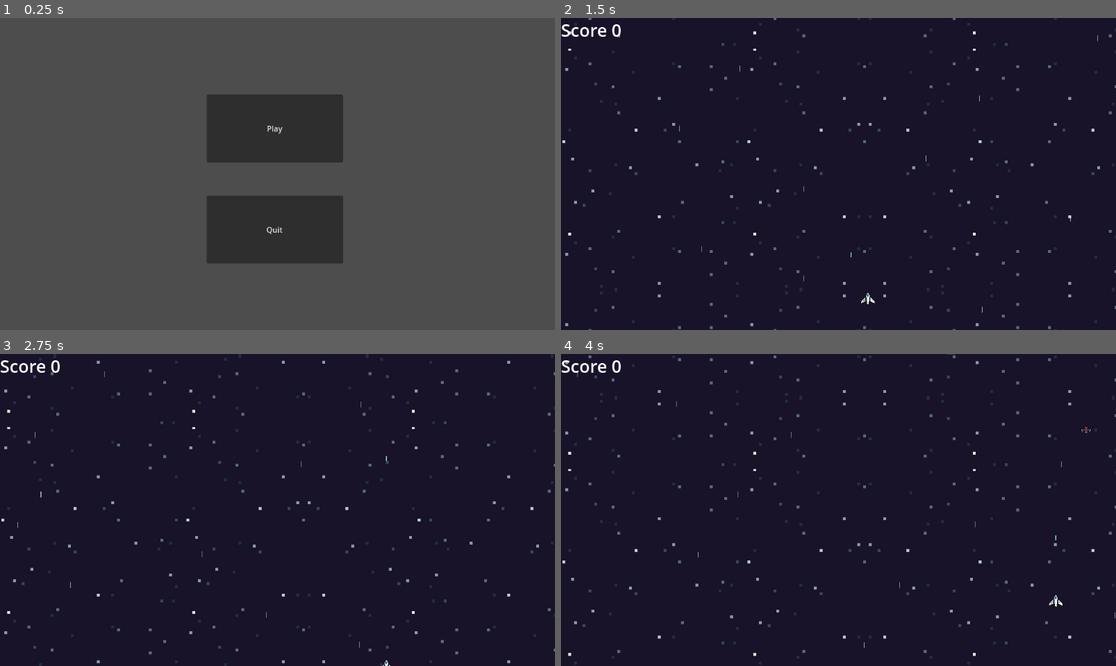
Above: before the commit, frames 1-4 (two rows, left to right).
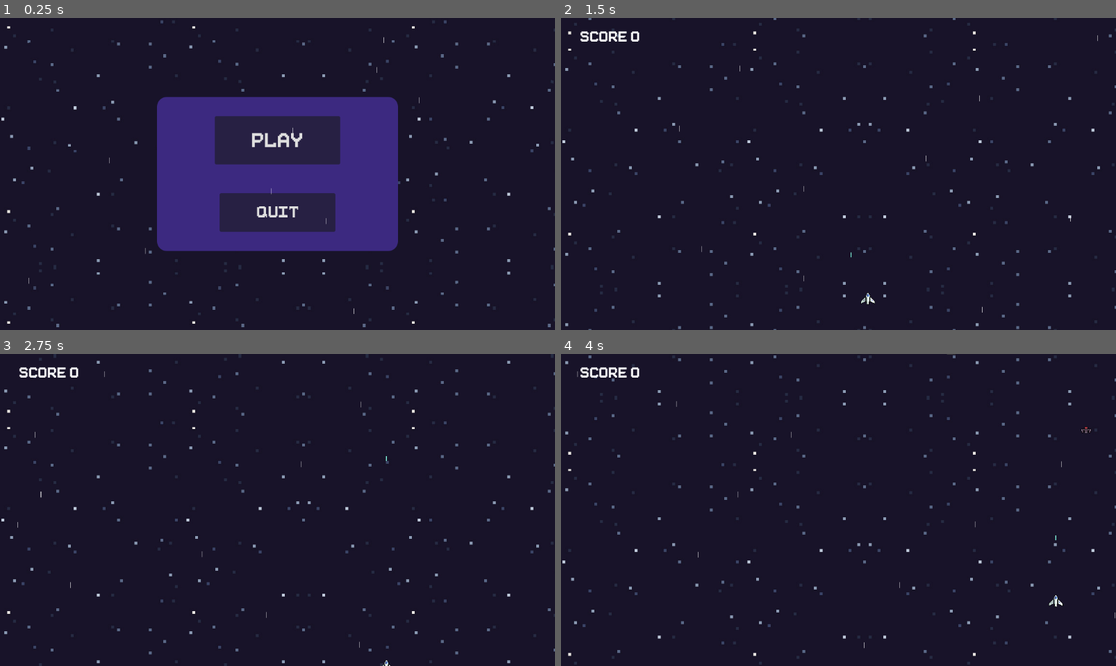
Above: after the commit, the same moments.

Repository: tomesfilip/SpaceJunkCleanup
Game: Godot game, scene res://scenes/main.tscn
Two runs of this game, one before a commit and one after it. Both use one fixed random seed, a clock stepped at 60 frames per second and the inputs below.
Inputs:
- Up to frame 1 (0.25 s): no input
- Up to frame 2 (1.5 s): click "Play" at 0.5 s; hold Right (move_right) from 1.28 s (still down); tap Space (shoot) at 1.35 s
- Up to frame 3 (2.75 s): release Right (move_right) at 2.03 s; hold Down (move_down) from 2.03 s (still down); tap Space (shoot) at 2.1 s
- Up to frame 4 (4 s): release Down (move_down) at 2.78 s; hold Right (move_right) 2.78-3.53 s; tap Space (shoot) at 2.85, 3.6 s; hold Up (move_up) from 3.53 s (still down)

The runs differ from the first frame. In frame 1, 95% of the frame differs, in the area x 0-100%, y 0-100%; in frame 2, 0.4%; in frame 3, 0.4%; in frame 4, 0.4%.

Commit message:
main menu setup

Diff:
--- a/scenes/game_over_screen.tscn
+++ b/scenes/game_over_screen.tscn
@@ -1,6 +1,7 @@
-[gd_scene load_steps=5 format=3 uid="uid://b1y1ulrs6hqnt"]
+[gd_scene load_steps=6 format=3 uid="uid://b1y1ulrs6hqnt"]
 
 [ext_resource type="Script" path="res://scripts/game_over_screen.gd" id="1_32fqv"]
+[ext_resource type="FontFile" uid="uid://b8xygkepem7ej" path="res://Pixeboy-z8XGD.ttf" id="2_mq8rw"]
 
 [sub_resource type="StyleBoxFlat" id="StyleBoxFlat_2776k"]
 bg_color = Color(0.235294, 0.160784, 0.501961, 1)
@@ -10,10 +11,12 @@
 corner_radius_bottom_left = 20
 
 [sub_resource type="LabelSettings" id="LabelSettings_apsgu"]
-font_size = 36
+font = ExtResource("2_mq8rw")
+font_size = 52
 
 [sub_resource type="LabelSettings" id="LabelSettings_al2na"]
-font_size = 28
+font = ExtResource("2_mq8rw")
+font_size = 32
 
 [node name="GameOverScreen" type="Control"]
 layout_mode = 3
@@ -60,6 +63,8 @@
 grow_horizontal = 2
 text = "Game Over"
 label_settings = SubResource("LabelSettings_apsgu")
+horizontal_alignment = 1
+vertical_alignment = 1
 
 [node name="HighScore" type="Label" parent="Panel"]
 layout_mode = 1
@@ -77,6 +82,7 @@
 text = "High score: 9999"
 label_settings = SubResource("LabelSettings_al2na")
 horizontal_alignment = 1
+vertical_alignment = 1
 
 [node name="Score" type="Label" parent="Panel"]
 layout_mode = 1
@@ -94,6 +100,7 @@
 text = "Score: 9999"
 label_settings = SubResource("LabelSettings_al2na")
 horizontal_alignment = 1
+vertical_alignment = 1
 
 [node name="RestartButton" type="Button" parent="Panel"]
 layout_mode = 1
@@ -108,7 +115,8 @@
 offset_bottom = 117.0
 grow_horizontal = 2
 grow_vertical = 2
-theme_override_font_sizes/font_size = 32
+theme_override_fonts/font = ExtResource("2_mq8rw")
+theme_override_font_sizes/font_size = 36
 text = "Play again"
 
 [connection signal="pressed" from="Panel/RestartButton" to="." method="_on_restart_button_pressed"]
--- a/scenes/hud.tscn
+++ b/scenes/hud.tscn
@@ -1,9 +1,11 @@
-[gd_scene load_steps=3 format=3 uid="uid://bc5bdluir5vuq"]
+[gd_scene load_steps=4 format=3 uid="uid://bc5bdluir5vuq"]
 
 [ext_resource type="Script" path="res://scripts/hud.gd" id="1_dxpgn"]
+[ext_resource type="FontFile" uid="uid://b8xygkepem7ej" path="res://Pixeboy-z8XGD.ttf" id="2_d4aa5"]
 
 [sub_resource type="LabelSettings" id="LabelSettings_033i2"]
-font_size = 36
+font = ExtResource("2_d4aa5")
+font_size = 42
 
 [node name="HUD" type="Control"]
 layout_mode = 3
@@ -18,7 +20,9 @@
 layout_mode = 1
 anchors_preset = 10
 anchor_right = 1.0
-offset_bottom = 23.0
+offset_left = 39.0
+offset_top = 27.0
+offset_bottom = 52.0
 grow_horizontal = 2
 text = "SCORE: 9999"
 label_settings = SubResource("LabelSettings_033i2")
--- a/scenes/main.tscn
+++ b/scenes/main.tscn
@@ -1,24 +1,119 @@
-[gd_scene load_steps=2 format=3 uid="uid://cwe0dr3iyip7t"]
+[gd_scene load_steps=7 format=3 uid="uid://cwe0dr3iyip7t"]
 
 [ext_resource type="Script" path="res://scripts/main.gd" id="1_1hsqy"]
+[ext_resource type="FontFile" uid="uid://b8xygkepem7ej" path="res://Pixeboy-z8XGD.ttf" id="2_am71o"]
+[ext_resource type="Texture2D" uid="uid://dvp3ulsqdn1gl" path="res://assets/bg-space.jpg" id="3_l3ye8"]
+[ext_resource type="Texture2D" uid="uid://d4gxe4g183igs" path="res://assets/star.png" id="4_51cof"]
 
-[node name="Main" type="Node2D"]
+[sub_resource type="StyleBoxFlat" id="StyleBoxFlat_mnicr"]
+bg_color = Color(0.235294, 0.160784, 0.501961, 1)
+corner_radius_top_left = 20
+corner_radius_top_right = 20
+corner_radius_bottom_right = 20
+corner_radius_bottom_left = 20
+
+[sub_resource type="ParticleProcessMaterial" id="ParticleProcessMaterial_ns8yb"]
+particle_flag_disable_z = true
+emission_shape = 3
+emission_box_extents = Vector3(576, 1, 1)
+direction = Vector3(0, -1, 0)
+spread = 0.0
+initial_velocity_min = -1000.0
+initial_velocity_max = -1000.0
+gravity = Vector3(0, 0, 0)
+
+[node name="Main" type="Control"]
+layout_mode = 3
+anchors_preset = 15
+anchor_right = 1.0
+anchor_bottom = 1.0
+grow_horizontal = 2
+grow_vertical = 2
+size_flags_horizontal = 4
+size_flags_vertical = 4
 script = ExtResource("1_1hsqy")
 
-[node name="Play" type="Button" parent="."]
-offset_left = 429.0
-offset_top = 159.0
-offset_right = 712.0
-offset_bottom = 300.0
+[node name="ParallaxBackground" type="ParallaxBackground" parent="."]
+
+[node name="ParallaxLayer" type="ParallaxLayer" parent="ParallaxBackground"]
+motion_mirroring = Vector2(0, 648)
+
+[node name="SpaceBackground" type="Sprite2D" parent="ParallaxBackground/ParallaxLayer"]
+texture_repeat = 3
+texture = ExtResource("3_l3ye8")
+centered = false
+region_enabled = true
+region_rect = Rect2(0, 0, 1152, 648)
+
+[node name="Panel" type="Panel" parent="."]
+layout_mode = 1
+anchors_preset = 8
+anchor_left = 0.5
+anchor_top = 0.5
+anchor_right = 0.5
+anchor_bottom = 0.5
+offset_left = -250.0
+offset_top = -160.0
+offset_right = 250.0
+offset_bottom = 160.0
+grow_horizontal = 2
+grow_vertical = 2
+size_flags_horizontal = 4
+theme_override_styles/panel = SubResource("StyleBoxFlat_mnicr")
+
+[node name="Play" type="Button" parent="Panel"]
+layout_mode = 1
+anchors_preset = 8
+anchor_left = 0.5
+anchor_top = 0.5
+anchor_right = 0.5
+anchor_bottom = 0.5
+offset_left = -130.0
+offset_top = -120.0
+offset_right = 130.0
+offset_bottom = -20.0
+grow_horizontal = 2
+grow_vertical = 2
+size_flags_horizontal = 4
+size_flags_vertical = 4
+theme_override_fonts/font = ExtResource("2_am71o")
+theme_override_font_sizes/font_size = 58
 text = "Play"
 
-[node name="Quit" type="Button" parent="."]
-offset_left = 429.0
-offset_top = 369.0
-offset_right = 712.0
-offset_bottom = 510.0
+[node name="Quit" type="Button" parent="Panel"]
+layout_mode = 1
+anchors_preset = 8
+anchor_left = 0.5
+anchor_top = 0.5
+anchor_right = 0.5
+anchor_bottom = 0.5
+offset_left = -120.0
+offset_top = 40.0
+offset_right = 120.0
+offset_bottom = 120.0
+grow_horizontal = 2
+grow_vertical = 2
+theme_override_fonts/font = ExtResource("2_am71o")
+theme_override_font_sizes/font_size = 46
 text = "Quit
 "
 
-[connection signal="pressed" from="Play" to="." method="_on_play_pressed"]
-[connection signal="pressed" from="Quit" to="." method="_on_quit_pressed"]
+[node name="Sprite2D" type="Sprite2D" parent="."]
+visible = false
+z_index = -1
+texture_repeat = 3
+position = Vector2(577, 324)
+texture = ExtResource("3_l3ye8")
+region_enabled = true
+region_rect = Rect2(0, 0, 1152, 648)
+
+[node name="StarParticleEffect" type="GPUParticles2D" parent="."]
+position = Vector2(576, -50)
+amount = 20
+process_material = SubResource("ParticleProcessMaterial_ns8yb")
+texture = ExtResource("4_51cof")
+lifetime = 1.25
+preprocess = 5.0
+
+[connection signal="pressed" from="Panel/Play" to="." method="_on_play_pressed"]
+[connection signal="pressed" from="Panel/Quit" to="." method="_on_quit_pressed"]
--- a/scripts/main.gd
+++ b/scripts/main.gd
@@ -1,4 +1,8 @@
-extends Node2D
+extends Control
+
+@onready var parallax_background = $ParallaxBackground
+
+var scroll_speed = 70
 
 func _on_quit_pressed():
 	get_tree().quit()
@@ -6,3 +10,9 @@
 
 func _on_play_pressed():
 	get_tree().change_scene_to_file("res://scenes/space.tscn")
+
+func _process(delta):
+	parallax_background.scroll_offset.y += delta * scroll_speed
+
+	if parallax_background.scroll_offset.y >= 648:
+		parallax_background.scroll_offset.y = 0
--- a/scripts/space.gd
+++ b/scripts/space.gd
@@ -75,7 +75,6 @@
 	space_junk_container.add_child(space_junk)
 
 
-
 func _on_asteroid_spawn_timer_timeout():
 	var asteroid = asteroid_scenes.pick_random().instantiate()
 	asteroid.global_position = Vector2(randf_range(10, 1140), -50)
Binary file added: Pixeboy-z8XGD.ttf
Not shown, added: Pixeboy-z8XGD.ttf.import
